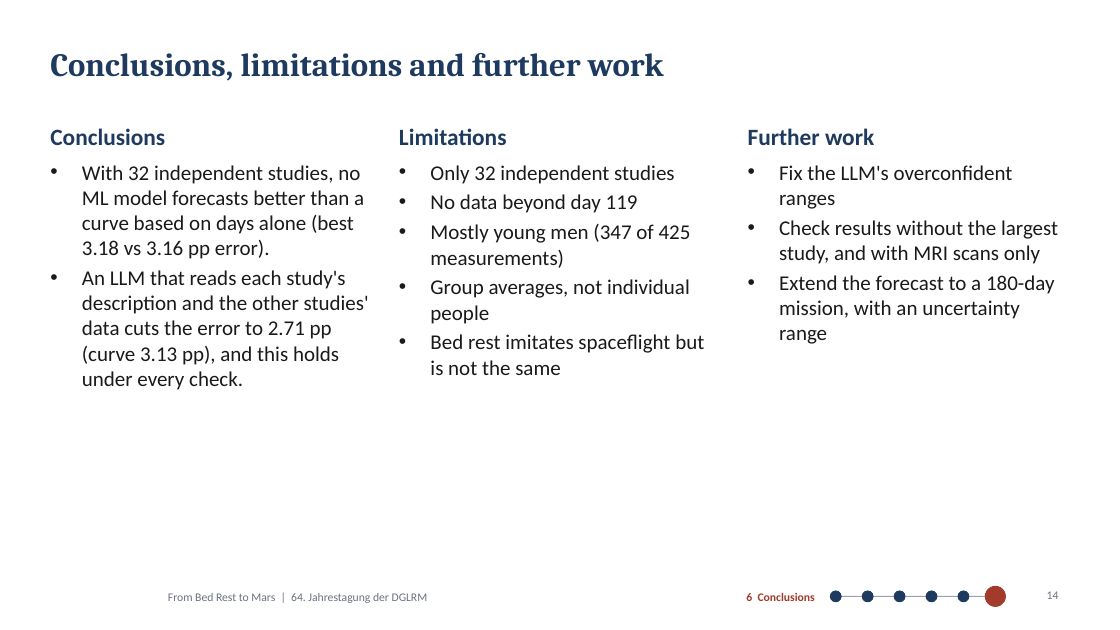
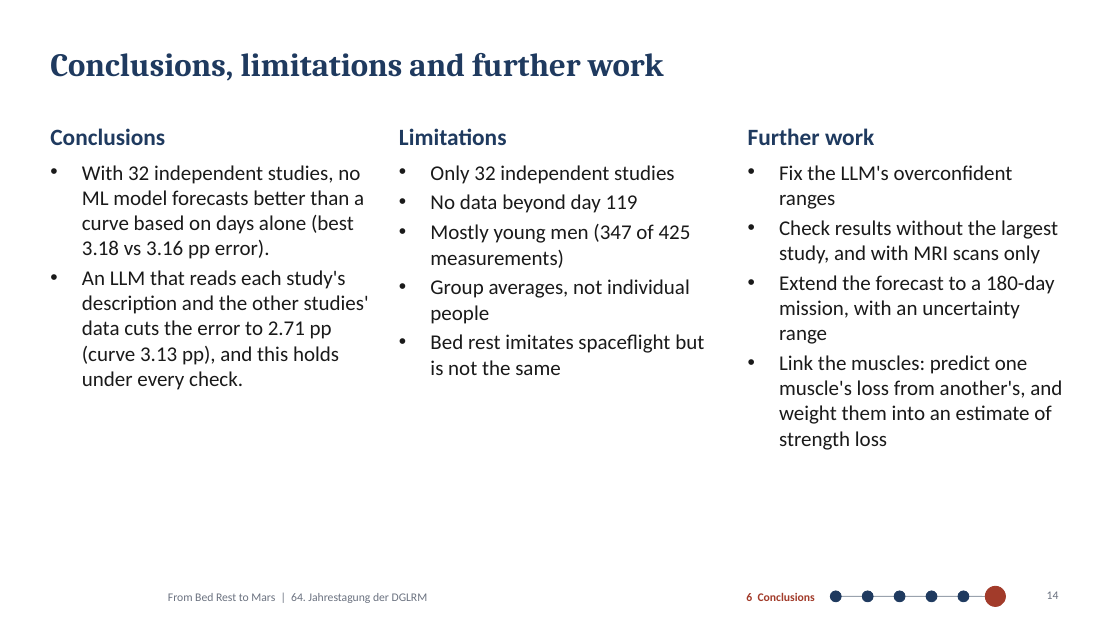
Before and after one commit to MiladBahariQaragoz/BedrestToMars, a slide deck: slide 14 of presentation/bed-rest-to-mars-talk.pptx. Drawn at 1120x630 pixels with LibreOffice and Linux fonts; fonts in the diff are those of the drawing; background and template pictures are left out. Boxes give left, top, right and bottom in pixels: in the first picture for what was removed or moved away, otherwise in the second. Text is boxed around its words. In the diff, an @@ line names an element or a change of style, - is before the commit and + after.

```diff
--- a/presentation/bed-rest-to-mars-talk.pptx
+++ b/presentation/bed-rest-to-mars-talk.pptx
@@ text at [779,355,1062,450]: paragraph added @@
+• Link the muscles: predict one muscle's loss from another's, and weight them into an estimate of strength loss
```
Also in this commit, not shown: 1 slide added, 4 other files.
